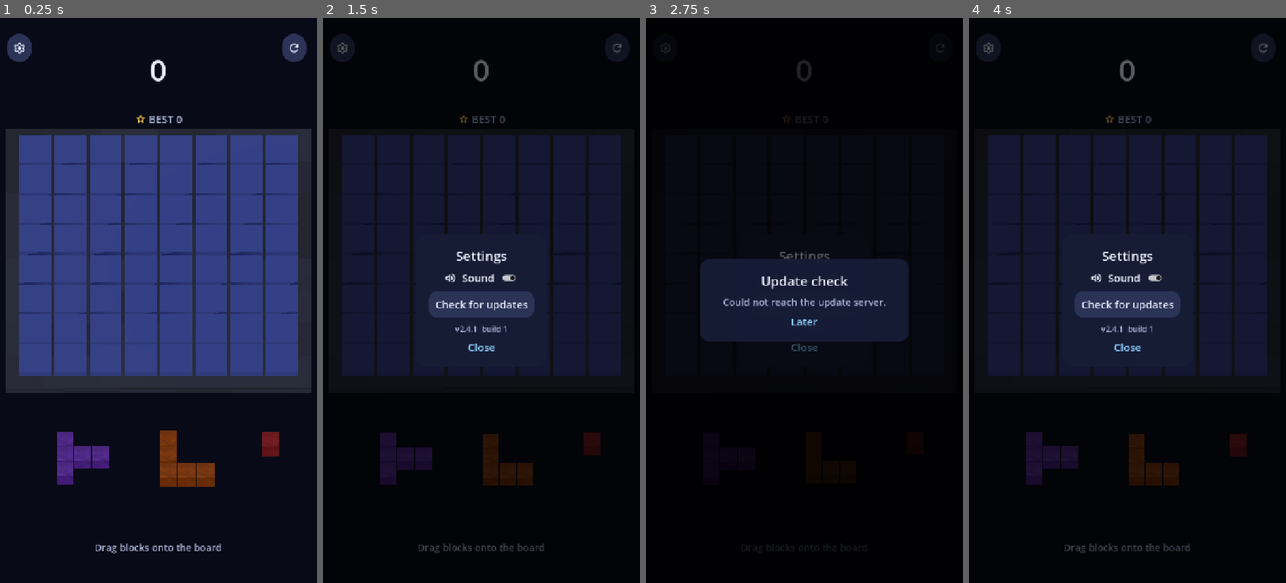
Above: before the commit, frames 1-4 (left to right).
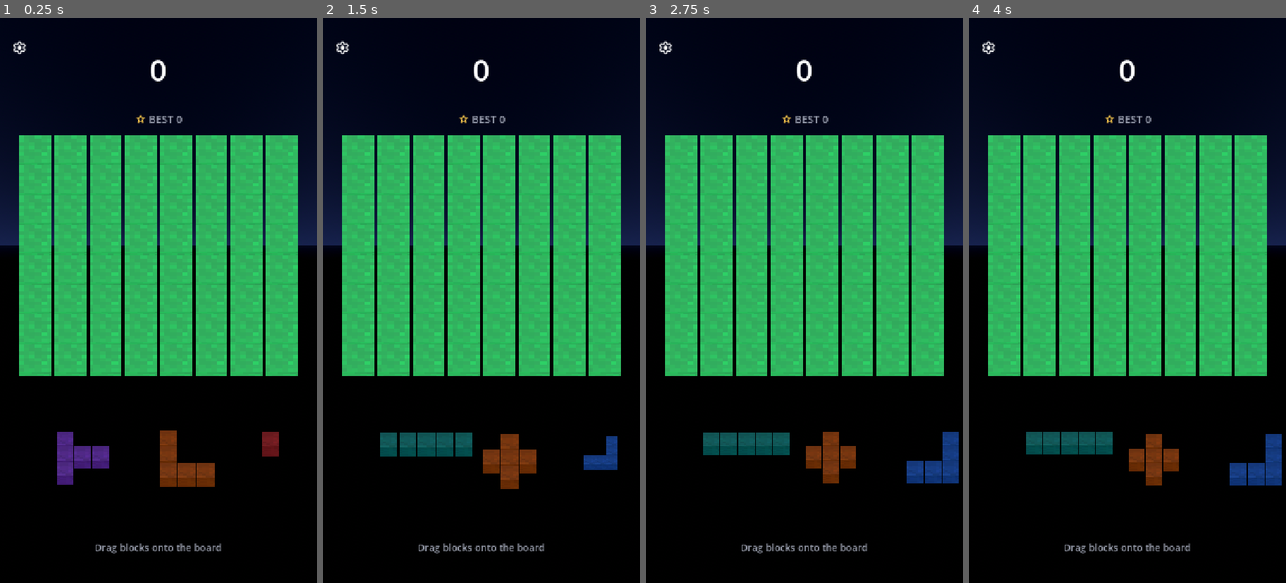
Above: after the commit, the same moments.

Repository: Matko802/blockshark
Game: Godot game, scene res://scenes/main.tscn
Two runs of this game, one before a commit and one after it. Both use one fixed random seed, a clock stepped at 60 frames per second and the inputs below.
Inputs (mouse positions are in pixels of both pictures, inside the frame that each line leads up to):
- Up to frame 1 (0.25 s): no input
- Up to frame 2 (1.5 s): click "" at 0.5 s; click (481, 289) at 1.25 s, where only the run after the commit has a clickable "Restart"
- Up to frame 3 (2.75 s): click (804, 306) at 2 s, where only the run before the commit has a clickable "Check for updates"
- Up to frame 4 (4 s): click (1263, 46) at 2.75 s, where only the run before the commit has a clickable ""; click (1127, 323) at 3.5 s, where only the run before the commit has a clickable "Later"

The runs differ from the first frame. In frame 1, 46% of the frame differs, in the area x 0-100%, y 2-95%; in frame 2, 42%; in frame 3, 43%; in frame 4, 42%.

Commit message:
Sharp AMOLED outlined UI, grass slots without plate, sky, bigger settings with restart

Diff:
--- a/scenes/main.tscn
+++ b/scenes/main.tscn
@@ -7,9 +7,21 @@
 [ext_resource type="Script" path="res://scripts/hud.gd" id="5"]
 [ext_resource type="Script" path="res://scripts/updater.gd" id="6"]
 
+[sub_resource type="ProceduralSkyMaterial" id="sky"]
+sky_top_color = Color(0.008, 0.012, 0.045, 1)
+sky_horizon_color = Color(0.10, 0.14, 0.30, 1)
+sky_curve = 0.18
+ground_bottom_color = Color(0.0, 0.0, 0.0, 1)
+ground_horizon_color = Color(0.04, 0.05, 0.12, 1)
+sun_angle_max = 12.0
+
+[sub_resource type="Sky" id="skyres"]
+sky_material = SubResource("sky")
+
 [sub_resource type="Environment" id="env"]
-background_mode = 1
+background_mode = 2
 background_color = Color(0.03, 0.04, 0.09, 1)
+sky = SubResource("skyres")
 ambient_light_source = 2
 ambient_light_color = Color(0.55, 0.6, 0.75, 1)
 ambient_light_energy = 0.7
--- a/scripts/board_view.gd
+++ b/scripts/board_view.gd
@@ -15,12 +15,6 @@
 	return str(r) + "," + str(c)
 
 func build() -> void:
-	var base := MeshInstance3D.new()
-	base.mesh = Mats.box()
-	base.scale = Vector3(8.7, 0.3, 8.7)
-	base.position = Vector3(0, -0.28, 0)
-	base.material_override = Mats.base()
-	add_child(base)
 	for r in SIZE:
 		for c in SIZE:
 			var mi := MeshInstance3D.new()
--- a/scripts/hud.gd
+++ b/scripts/hud.gd
@@ -9,7 +9,6 @@
 var hint_label: Label
 var top_box: VBoxContainer
 var settings_button: Button
-var restart_button: Button
 var over_dim: ColorRect
 var over_score: Label
 var settings_dim: ColorRect
@@ -62,13 +61,13 @@
 	return p
 
 func sheet_title(text: String) -> Label:
-	return title_label(text, 30, M3Kit.INK)
+	return title_label(text, 36, M3Kit.INK)
 
 func sheet_button(text: String) -> Button:
 	var b := Button.new()
 	b.text = text
-	b.add_theme_font_size_override("font_size", 24)
-	b.custom_minimum_size = Vector2(240, 60)
+	b.add_theme_font_size_override("font_size", 26)
+	b.custom_minimum_size = Vector2(300, 68)
 	M3Kit.style_button(b)
 	return b
 
@@ -108,20 +107,9 @@
 	left_box.offset_bottom = 100
 	left_box.mouse_filter = Control.MOUSE_FILTER_IGNORE
 	root.add_child(left_box)
-	settings_button = M3Kit.icon_button("settings", 30)
+	settings_button = M3Kit.icon_button("settings", 34)
 	settings_button.pressed.connect(show_settings)
 	left_box.add_child(settings_button)
-	var right_box := HBoxContainer.new()
-	right_box.set_anchors_preset(Control.PRESET_TOP_RIGHT)
-	right_box.offset_left = -80
-	right_box.offset_top = 36
-	right_box.offset_right = -16
-	right_box.offset_bottom = 100
-	right_box.mouse_filter = Control.MOUSE_FILTER_IGNORE
-	root.add_child(right_box)
-	restart_button = M3Kit.icon_button("refresh", 30)
-	restart_button.pressed.connect(main.restart_game)
-	right_box.add_child(restart_button)
 	hint_label = title_label("Drag blocks onto the board", 22, M3Kit.INK_DIM)
 	hint_label.set_anchors_preset(Control.PRESET_BOTTOM_WIDE)
 	hint_label.offset_left = 16
@@ -145,30 +133,38 @@
 	center.add_child(card)
 	var box := VBoxContainer.new()
 	box.alignment = BoxContainer.ALIGNMENT_CENTER
-	box.add_theme_constant_override("separation", 12)
+	box.custom_minimum_size = Vector2(440, 0)
+	box.add_theme_constant_override("separation", 16)
 	card.add_child(box)
 	box.add_child(sheet_title("Settings"))
 	var sound_row := HBoxContainer.new()
 	sound_row.alignment = BoxContainer.ALIGNMENT_CENTER
 	sound_row.add_theme_constant_override("separation", 12)
 	box.add_child(sound_row)
-	sound_row.add_child(M3Kit.icon_label("volume_up", 30, M3Kit.INK))
-	var sound_label := title_label("Sound", 24, M3Kit.INK)
+	sound_row.add_child(M3Kit.icon_label("volume_up", 34, M3Kit.INK))
+	var sound_label := title_label("Sound", 26, M3Kit.INK)
 	sound_row.add_child(sound_label)
 	sound_switch = CheckButton.new()
 	sound_switch.toggled.connect(main.set_sound_enabled)
 	sound_row.add_child(sound_switch)
+	var restart_button := sheet_button("Restart")
+	restart_button.pressed.connect(_on_restart_pressed)
+	box.add_child(restart_button)
 	var update_button := sheet_button("Check for updates")
 	update_button.pressed.connect(main.check_updates)
 	box.add_child(update_button)
-	settings_version = title_label(version_text, 18, M3Kit.INK_DIM)
+	settings_version = title_label(version_text, 20, M3Kit.INK_DIM)
 	box.add_child(settings_version)
 	var close_button := Button.new()
 	close_button.text = "Close"
-	close_button.add_theme_font_size_override("font_size", 24)
+	close_button.add_theme_font_size_override("font_size", 26)
 	M3Kit.style_text_button(close_button)
 	close_button.pressed.connect(hide_settings)
 	box.add_child(close_button)
+
+func _on_restart_pressed() -> void:
+	hide_settings()
+	main.restart_game()
 
 func build_update(root: Control) -> void:
 	update_dim = dim_layer()
--- a/scripts/m3.gd
+++ b/scripts/m3.gd
@@ -3,14 +3,14 @@
 
 const ICON_FONT: FontFile = preload("res://assets/icons/SharkIcons.ttf")
 
-const INK = Color(0.92, 0.94, 1.0)
-const INK_DIM = Color(0.68, 0.72, 0.85)
-const TONAL = Color(0.17, 0.20, 0.34)
-const TONAL_HOVER = Color(0.23, 0.27, 0.44)
-const TONAL_DOWN = Color(0.12, 0.14, 0.26)
+const INK = Color(1.0, 1.0, 1.0)
+const INK_DIM = Color(0.62, 0.64, 0.70)
+const LINE = Color(0.55, 0.56, 0.60)
+const LINE_BRIGHT = Color(1.0, 1.0, 1.0)
 const ACCENT = Color(0.55, 0.81, 1.0)
 const GOLD = Color(1.0, 0.80, 0.30)
-const CARD = Color(0.09, 0.11, 0.21, 0.97)
+const CARD = Color(0.0, 0.0, 0.0, 0.94)
+const CLEAR = Color(0, 0, 0, 0)
 
 const GLYPHS = {
 	"settings": 0xe8b8,
@@ -39,17 +39,19 @@
 	l.mouse_filter = Control.MOUSE_FILTER_IGNORE
 	return l
 
-static func pill(bg: Color, radius: int) -> StyleBoxFlat:
+static func outline_box(bg: Color, border: Color, width: int, radius: int) -> StyleBoxFlat:
 	var sb := StyleBoxFlat.new()
 	sb.bg_color = bg
+	sb.border_color = border
+	sb.set_border_width_all(width)
 	sb.set_corner_radius_all(radius)
 	sb.set_content_margin_all(12)
 	return sb
 
 static func style_button(b: Button) -> void:
-	b.add_theme_stylebox_override("normal", pill(TONAL, 20))
-	b.add_theme_stylebox_override("hover", pill(TONAL_HOVER, 20))
-	b.add_theme_stylebox_override("pressed", pill(TONAL_DOWN, 20))
+	b.add_theme_stylebox_override("normal", outline_box(CLEAR, LINE, 2, 4))
+	b.add_theme_stylebox_override("hover", outline_box(CLEAR, LINE_BRIGHT, 2, 4))
+	b.add_theme_stylebox_override("pressed", outline_box(Color(0.20, 0.20, 0.22), LINE_BRIGHT, 2, 4))
 	b.add_theme_stylebox_override("focus", StyleBoxEmpty.new())
 	b.add_theme_color_override("font_color", INK)
 	b.add_theme_color_override("font_hover_color", INK)
@@ -62,8 +64,8 @@
 	b.add_theme_stylebox_override("hover", e)
 	b.add_theme_stylebox_override("pressed", e)
 	b.add_theme_stylebox_override("focus", StyleBoxEmpty.new())
-	b.add_theme_color_override("font_color", ACCENT)
-	b.add_theme_color_override("font_hover_color", INK)
+	b.add_theme_color_override("font_color", INK)
+	b.add_theme_color_override("font_hover_color", INK_DIM)
 	b.focus_mode = Control.FOCUS_NONE
 
 static func icon_button(glyph_name: String, size: int) -> Button:
@@ -72,18 +74,21 @@
 	b.add_theme_font_override("font", ICON_FONT)
 	b.add_theme_font_size_override("font_size", size)
 	b.custom_minimum_size = Vector2(56, 56)
-	b.add_theme_stylebox_override("normal", pill(TONAL, 28))
-	b.add_theme_stylebox_override("hover", pill(TONAL_HOVER, 28))
-	b.add_theme_stylebox_override("pressed", pill(TONAL_DOWN, 28))
+	var e := StyleBoxEmpty.new()
+	b.add_theme_stylebox_override("normal", e)
+	b.add_theme_stylebox_override("hover", e)
+	b.add_theme_stylebox_override("pressed", e)
 	b.add_theme_stylebox_override("focus", StyleBoxEmpty.new())
 	b.add_theme_color_override("font_color", INK)
-	b.add_theme_color_override("font_hover_color", INK)
+	b.add_theme_color_override("font_hover_color", INK_DIM)
 	b.focus_mode = Control.FOCUS_NONE
 	return b
 
-static func style_card(p: PanelContainer, radius: int = 24) -> void:
+static func style_card(p: PanelContainer, radius: int = 8) -> void:
 	var sb := StyleBoxFlat.new()
 	sb.bg_color = CARD
+	sb.border_color = Color(0.72, 0.72, 0.76)
+	sb.set_border_width_all(2)
 	sb.set_corner_radius_all(radius)
-	sb.set_content_margin_all(28)
+	sb.set_content_margin_all(36)
 	p.add_theme_stylebox_override("panel", sb)
--- a/scripts/materials.gd
+++ b/scripts/materials.gd
@@ -3,6 +3,7 @@
 
 const STONE: Texture2D = preload("res://assets/textures/stone.png")
 const BEDROCK: Texture2D = preload("res://assets/textures/bedrock.png")
+const GRASS: Texture2D = preload("res://assets/textures/grass_top.png")
 
 const COLORS = [
 	Color(0.94, 0.27, 0.27),
@@ -67,7 +68,9 @@
 static func empty() -> StandardMaterial3D:
 	if _empty_mat == null:
 		_empty_mat = StandardMaterial3D.new()
-		_empty_mat.albedo_color = Color(0.13, 0.16, 0.32)
+		_empty_mat.albedo_color = Color(0.8, 0.8, 0.8)
+		_empty_mat.albedo_texture = GRASS
+		_empty_mat.texture_filter = BaseMaterial3D.TEXTURE_FILTER_NEAREST
 		_empty_mat.roughness = 0.9
 	return _empty_mat
 
Binary file added: assets/textures/grass_top.png
Not shown, added: assets/textures/grass_top.png.import
Not shown: 1 places in scenes/main.tscn that only renumber resources
